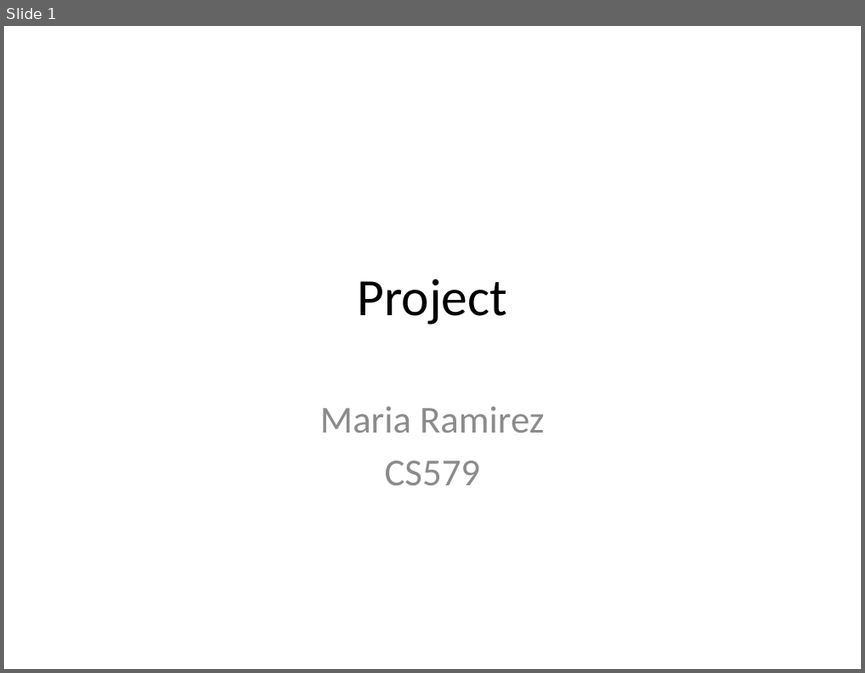
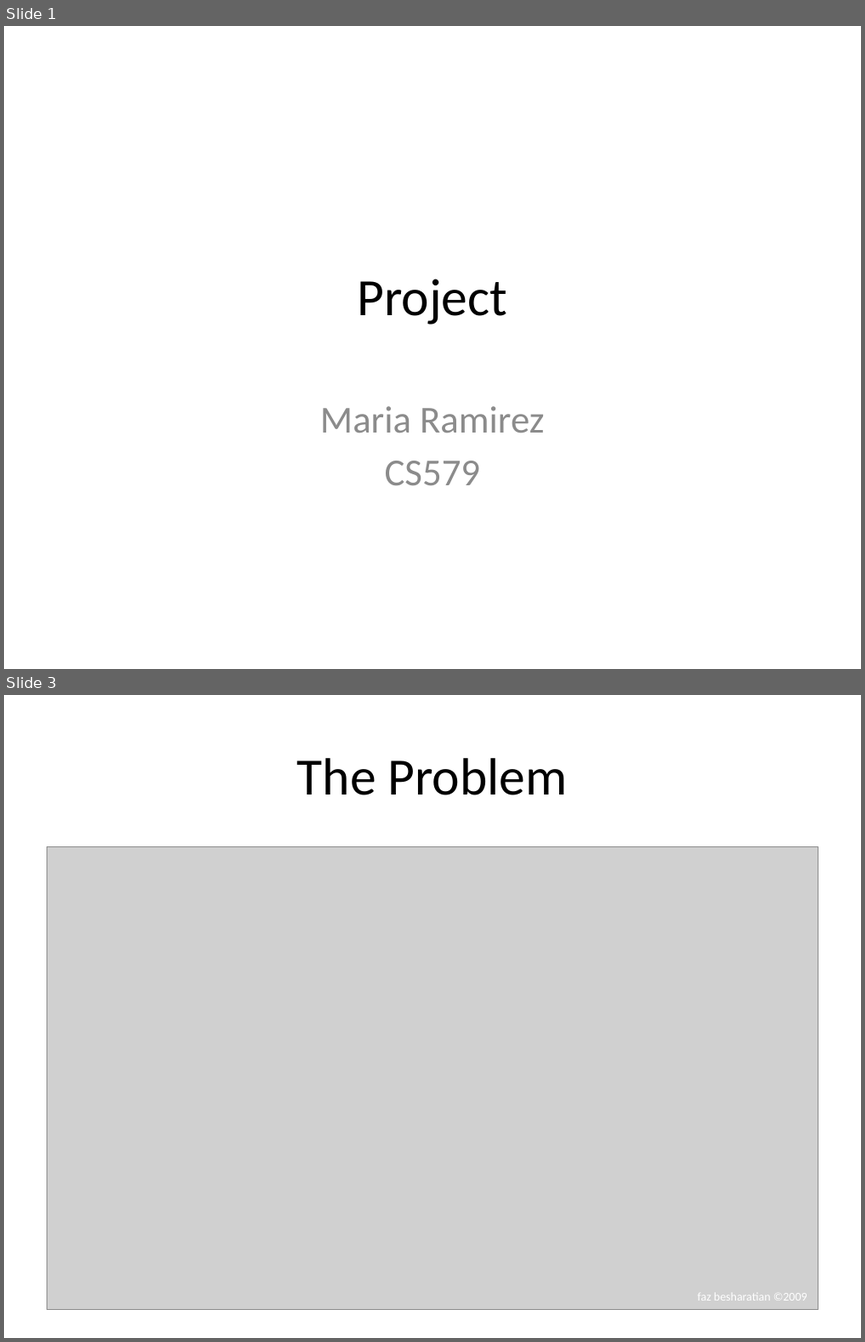
Before and after one commit to mramire8/osna, a slide deck: presentations/proposal.pptx. Shown one above the other, each under a label of ours: slide 1 before the commit, slides 1 and 3 after it; the slides between them are not shown. The pictures are 865x673 and 865x1342 pixels, drawn with LibreOffice and Linux fonts; fonts in the diff are those of the drawing; grey boxes stand for pictures. Boxes give left, top, right and bottom in pixels: in the first picture for what was removed or moved away, otherwise in the second. Text is boxed around its words. In the diff, an @@ line names an element or a change of style, - is before the commit and + after.

```diff
--- a/presentations/proposal.pptx
+++ b/presentations/proposal.pptx
@@ slide 3 added at bbox=[4, 695, 861, 1338], background #FFFFFF @@
@@ title added at bbox=[297, 758, 568, 795], 44 pt, text #000000 @@
+The Problem
@@ picture added at bbox=[46, 846, 818, 1310] @@
@@ text added at bbox=[698, 1293, 807, 1300], 10 pt, text #FFFFFF @@
+faz besharatian ©2009
```
Also in this commit, not shown: 2 slides changed, 6 other slides added, 3 slides removed, 1 other file.
